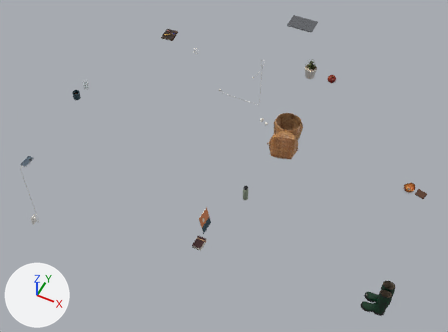
Renders of the glTF model web/room/props_clutter.glb from each side of a commit.
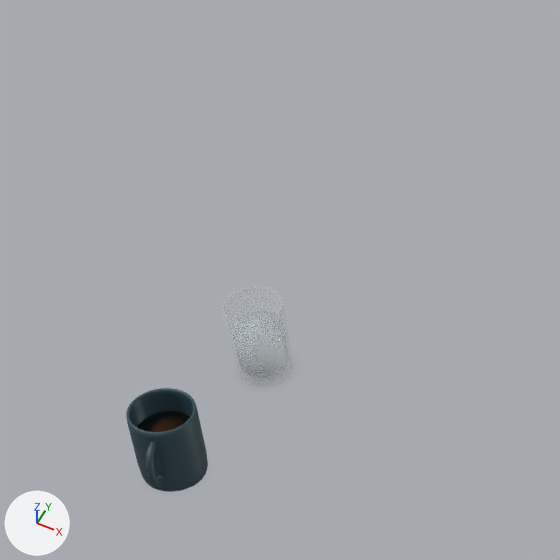
The first picture shows the older version from a 50 mm camera at (1.89, -4.36, 5.9) aimed at (-0.15, -0.27, 0.79). The close-ups show the older and then the newer version on the part from 13% to 26% of the width and 15% to 32% of the height of that picture. Only the edits that show in the close-ups are written down. The lights are fixed; the arrows at lower left show +X, +Y and +Z. Where no turn or scale is listed for an object, it has been applied to the vertices. Vertices at exactly the same position are counted once.

Names of what the first close-up shows: 'glass', 'mug'.
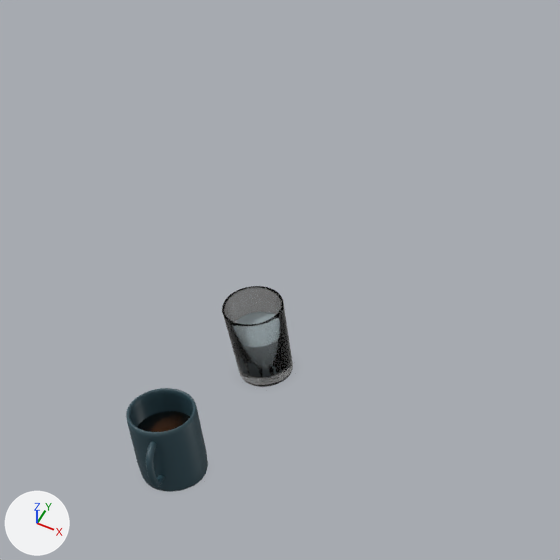
The edits, one by one:
In material 'glass' (mat_glass), alpha goes from 0.14 to 1.0.
In material 'glass' (mat_glass), transmission_weight is now set to 1.0.
me_glass is used by ob_glass; location (0.036, -0.03, 0.94).
me_glass had 576 vertices, 880 faces and spanned x -1.95..1.95, y -1.45..1.45, z -0.78..0.78.
me_glass now has 1024 vertices, 1776 faces and spans x -1.95..1.95, y -1.45..1.45, z -0.78..0.78.
me_glass part 1: 37 vertices moved within x -1.94..-1.87, y -0.3..-0.24, z 0.33..0.43; 448 vertices added at x -1.94..-1.87, y -0.3..-0.24, z 0.33..0.43.

Changed parts and their boxes (x1, y1, x2, y2) in the close-ups (560 x 560 px):
'glass', surface changed, reshaped (darker): (222, 286, 293, 387) in both
part 1 of me_glass, cut back: before (222, 287, 289, 387); after (222, 286, 293, 387)
